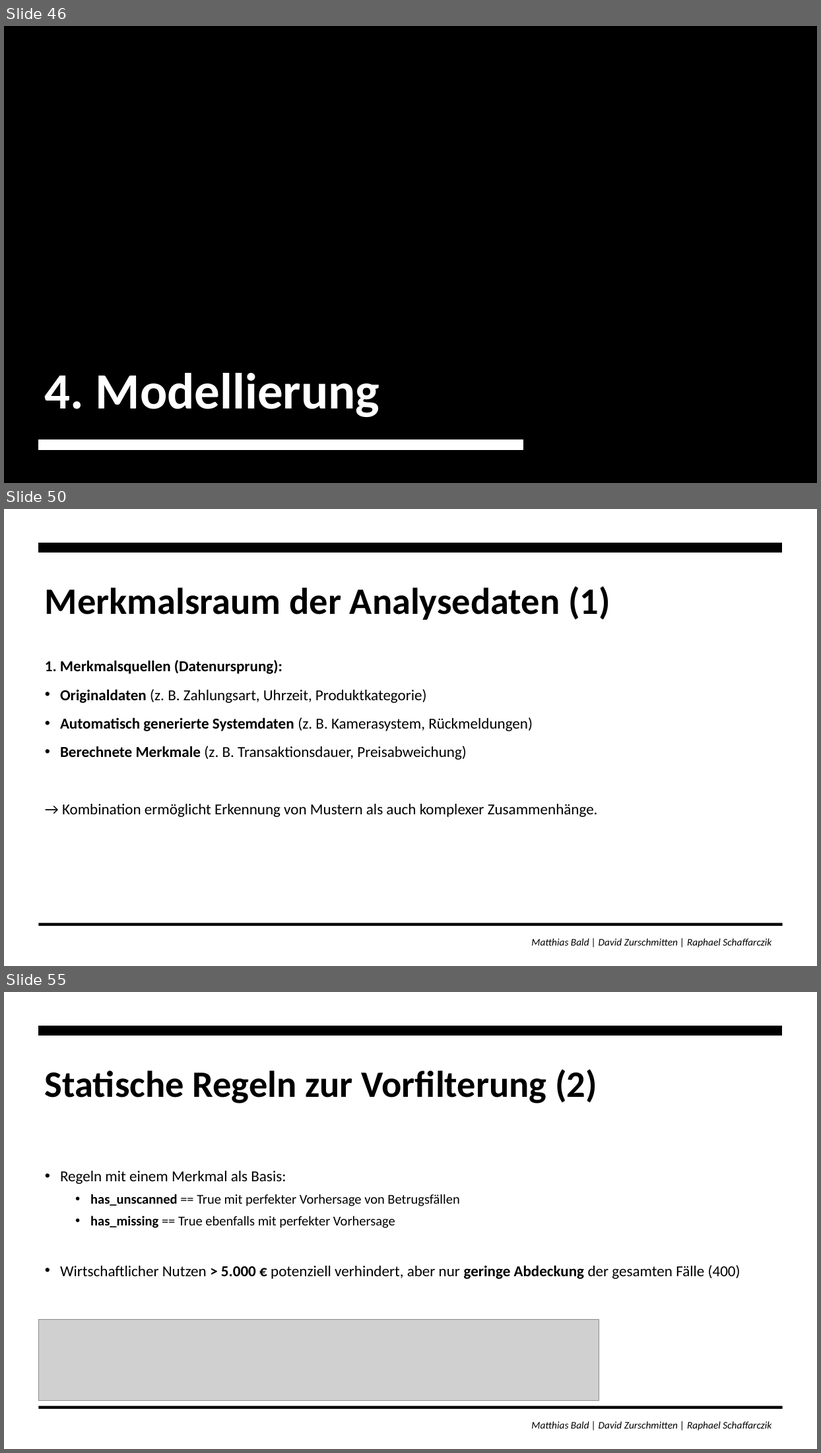
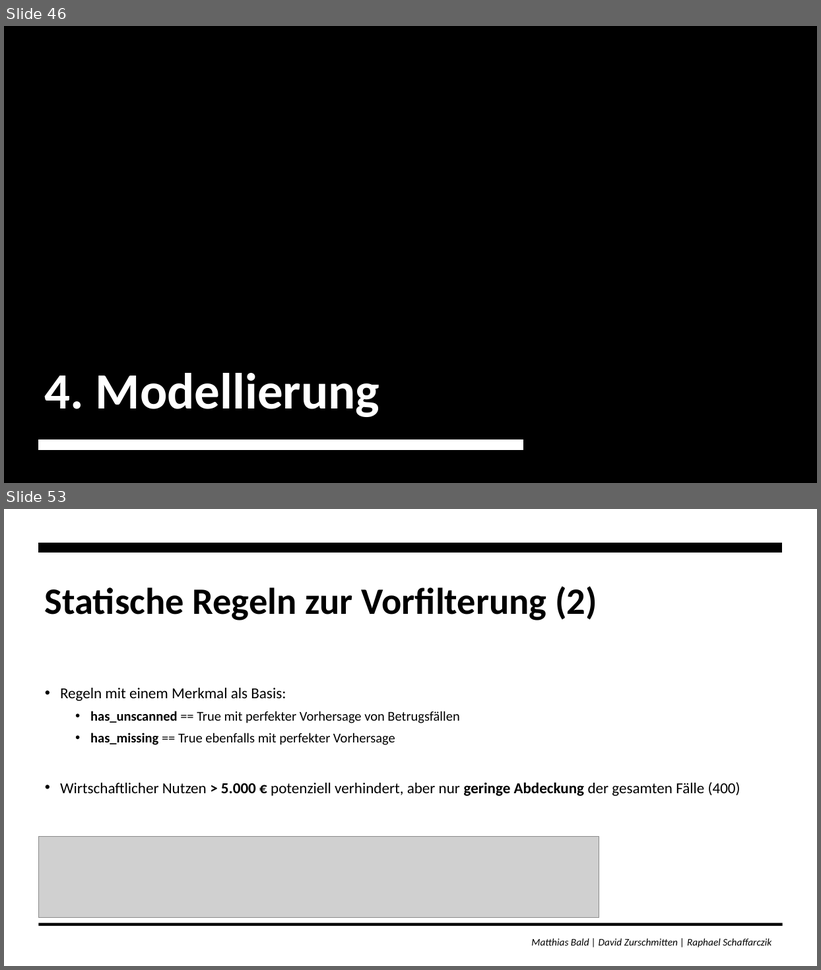
Before and after one commit to zurdavid/projektpraktikum-datascience, a slide deck: präsentationen/Abschlusspräsentation_Entwurf.pptx. Shown one above the other, each under a label of ours: slides 46, 50 and 55 before the commit, slides 46 and 53 after it; the slides between them are not shown. The pictures are 821x1453 and 821x970 pixels, drawn with LibreOffice and Linux fonts; fonts in the diff are those of the drawing; grey boxes stand for pictures. Boxes give left, top, right and bottom in pixels: in the first picture for what was removed or moved away, otherwise in the second. Text is boxed around its words. In the diff, an @@ line names an element or a change of style, - is before the commit and + after.

```diff
--- a/präsentationen/Abschlusspräsentation_Entwurf.pptx
+++ b/präsentationen/Abschlusspräsentation_Entwurf.pptx
@@ slide 50 removed at [4,509,817,966], background #FFFFFF; not listed: 3 template elements that a slide beside it also shows @@
@@ title removed at [45,586,611,620] @@
-Merkmalsraum der Analysedaten (1)
@@ text removed at [45,660,598,817] @@
-1. Merkmalsquellen (Datenursprung):
-• Originaldaten (z. B. Zahlungsart, Uhrzeit, Produktkategorie)
-• Automatisch generierte Systemdaten (z. B. Kamerasystem, Rückmeldungen)
-• Berechnete Merkmale (z. B. Transaktionsdauer, Preisabweichung)
-→ Kombination ermöglicht Erkennung von Mustern als auch komplexer Zusammenhänge.
@@ what was slide 55 is now slide 53 @@
```
Also in this commit, not shown: 10 slides changed, 1 slide added, 2 other slides removed.
